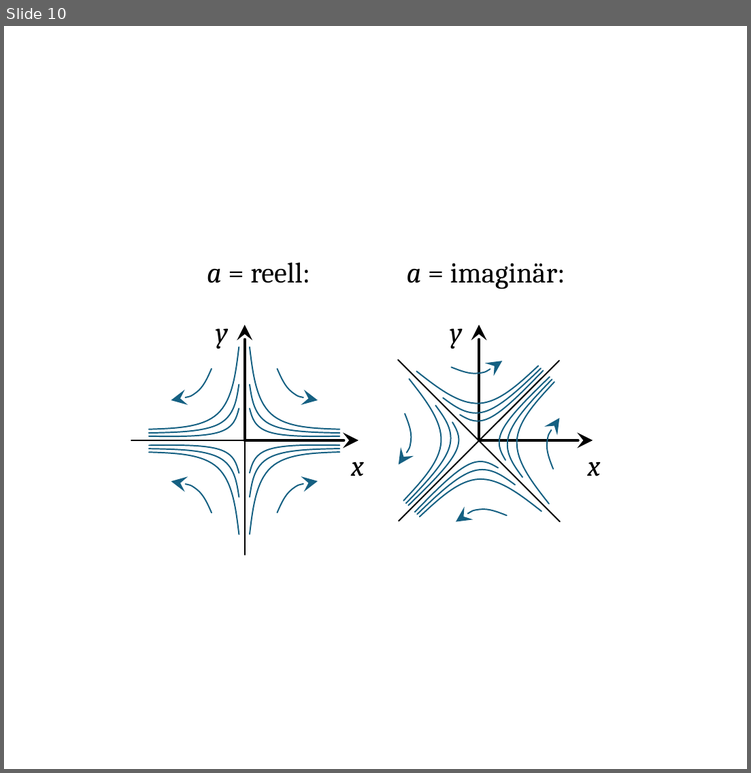
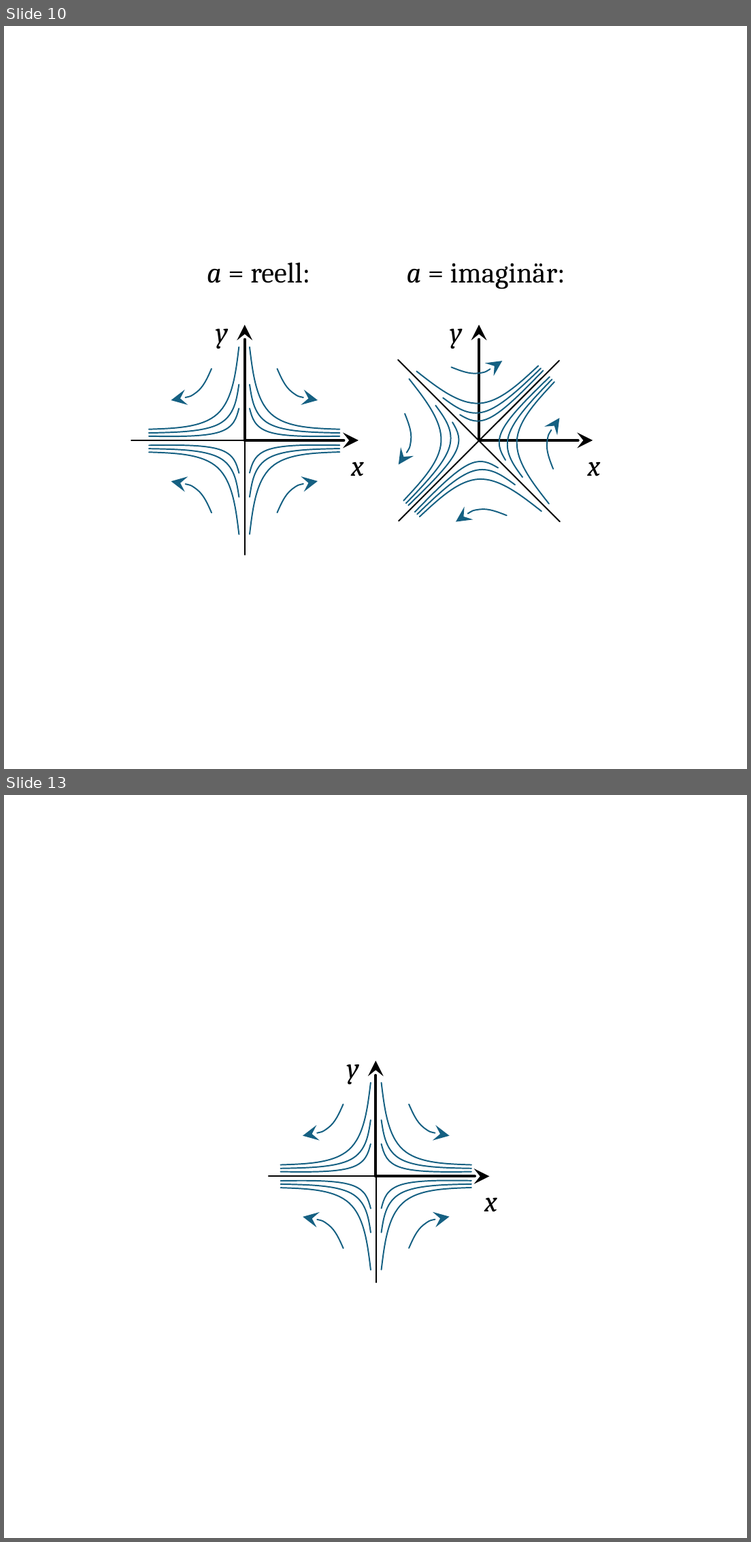
Before and after one commit to m4zeRobot/Project-FoSa, a slide deck: Strömungslehre 2/images/SL2-Images.pptx. Shown one above the other, each under a label of ours: slide 10 before the commit, slides 10 and 13 after it; the slides between them are not shown. The pictures are 751x773 and 751x1542 pixels, drawn with LibreOffice and Linux fonts; fonts in the diff are those of the drawing. Boxes give left, top, right and bottom in pixels: in the first picture for what was removed or moved away, otherwise in the second. Text is boxed around its words. In the diff, an @@ line names an element or a change of style, - is before the commit and + after.

```diff
--- a/Strömungslehre 2/images/SL2-Images.pptx
+++ b/Strömungslehre 2/images/SL2-Images.pptx
@@ slide 13 added at (4, 795, 747, 1538), background #FFFFFF @@
@@ group added at (281, 1081, 371, 1172): 4 freeform shapes @@
@@ group added at (381, 1081, 471, 1172): 4 freeform shapes @@
@@ line added from (268, 1176) to (377, 1176), #000000 0.5 pt @@
@@ line added from (375, 1281) to (375, 1174), #000000 0.5 pt @@
@@ group added at (347, 1061, 497, 1212): 2 arrows, 2 texts @@
+y
+x
@@ group added at (281, 1179, 371, 1270): 4 freeform shapes @@
@@ group added at (381, 1179, 471, 1270): 4 freeform shapes @@
```
Also in this commit, not shown: 1 slide changed, 6 other slides added, 9 other files.
